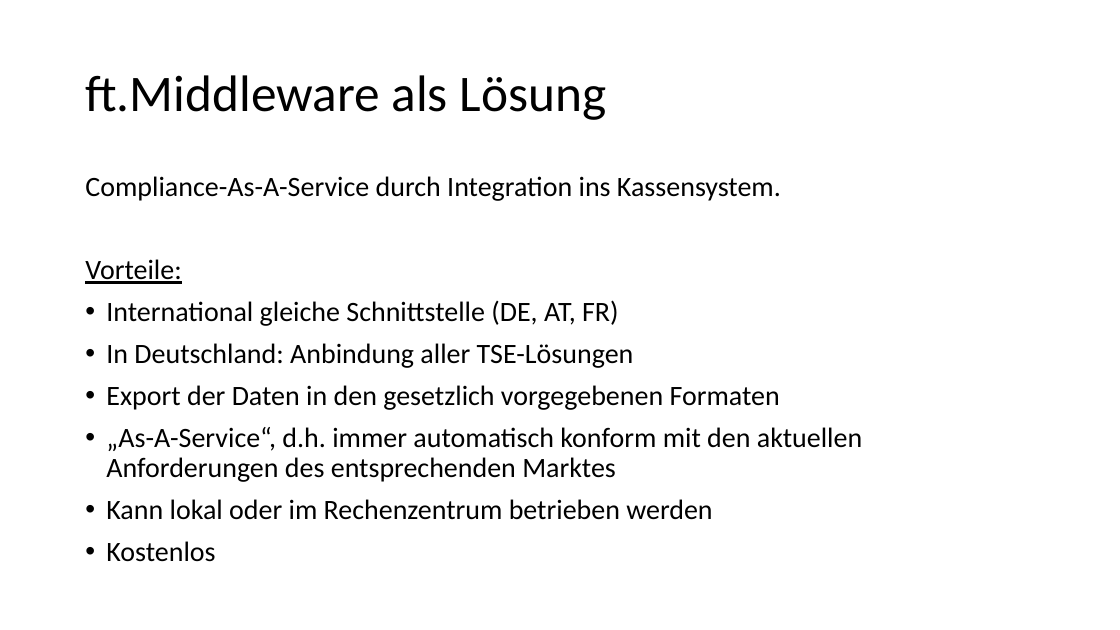
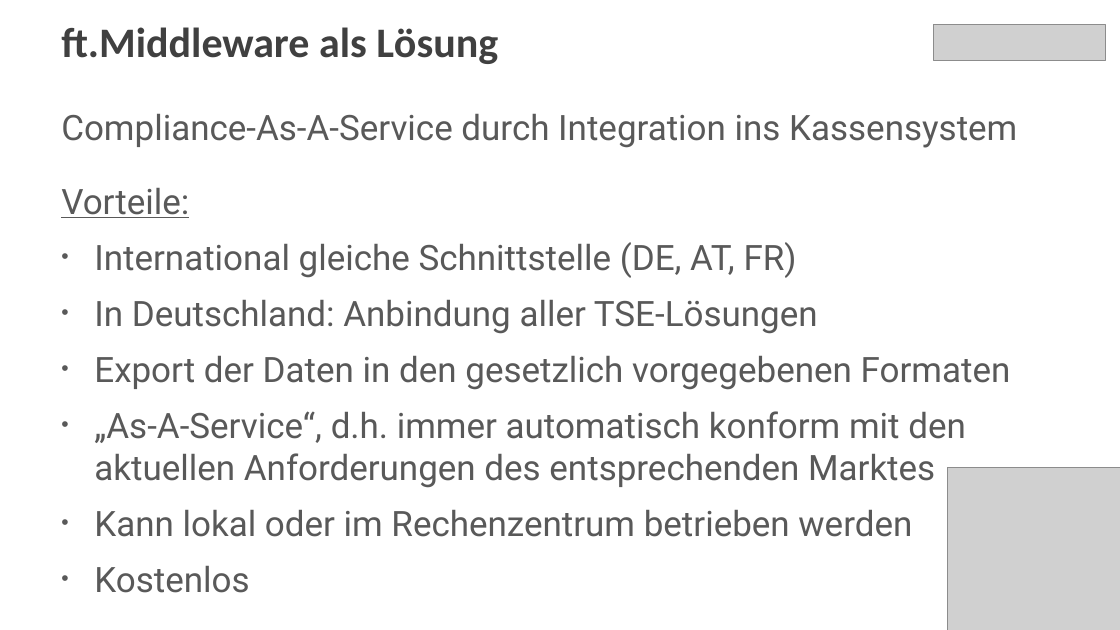
Before and after one commit to fiskaltrust/productdescription-de-doc, a slide deck: slide 5 of for-poscreators/presentation/media/lead-presentation-creator-de.pptx. Drawn at 1120x630 pixels with LibreOffice and Linux fonts; fonts in the diff are those of the drawing; grey boxes stand for pictures. Boxes give left, top, right and bottom in pixels: in the first picture for what was removed or moved away, otherwise in the second. Text is boxed around its words. In the diff, an @@ line names an element or a change of style, - is before the commit and + after.

```diff
--- a/for-poscreators/presentation/media/lead-presentation-creator-de.pptx
+++ b/for-poscreators/presentation/media/lead-presentation-creator-de.pptx
@@ title "ft.Middleware als Lösung": place and size @@
-title "ft.Middleware als Lösung" at [85, 75, 607, 120]
+title "ft.Middleware als Lösung" at [61, 27, 498, 64]
@@ title "ft.Middleware als Lösung" at [61, 27, 498, 64]: size 44 to 36 pt, text colour #000000 to #404040, bold on; vertical alignment middle to top @@
@@ picture added at [933, 24, 1105, 61] @@
@@ text "Compliance-As-A-Service durch Integration ins Kassensystem": place and size @@
-text "Compliance-As-A-Service durch Integration ins Kassensystem" at [85, 176, 862, 562]
+text "Compliance-As-A-Service durch Integration ins Kassensystem" at [61, 114, 1017, 593]
@@ text at [61, 114, 1017, 148]: text changed; size 24 to 30 pt; font Calibri to Roboto; text colour #000000 to #595959 @@
-Compliance-As-A-Service durch Integration ins Kassensystem.
+Compliance-As-A-Service durch Integration ins Kassensystem
@@ text at [61, 188, 1011, 593]: size 24 to 30 pt, font Calibri to Roboto, text colour #000000 to #595959 in "Vorteile:", "International gleiche Schnittstelle (DE, AT, FR)", "In Deutschland: Anbindung aller TSE-Lösungen", "Export der Daten in den gesetzlich vorgegebenen ..." and 3 more places; line spacing 0.9 to 1; more space between paragraphs; list level 1 to 2 in "International gleiche Schnittstelle (DE, AT, ..."; indent changed @@
@@ picture added at [948, 468, 1120, 630] @@
```
Also in this commit, not shown: 26 other slides changed, 3 slides added, 3 slides removed.
